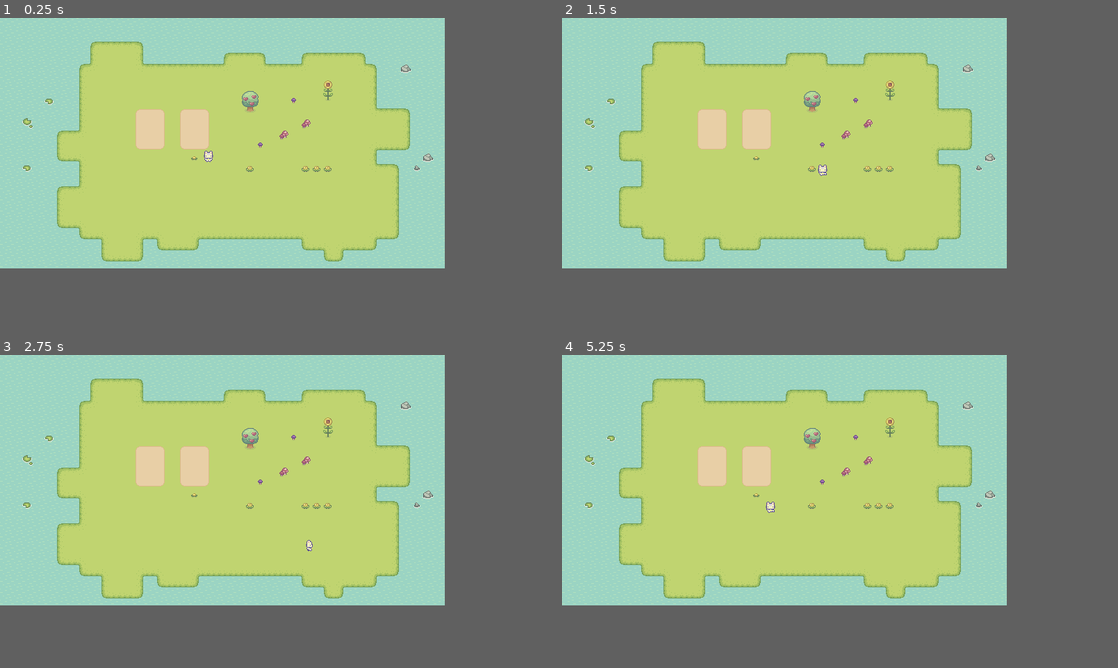
Above: before the commit, frames 1-4 (two rows, left to right).
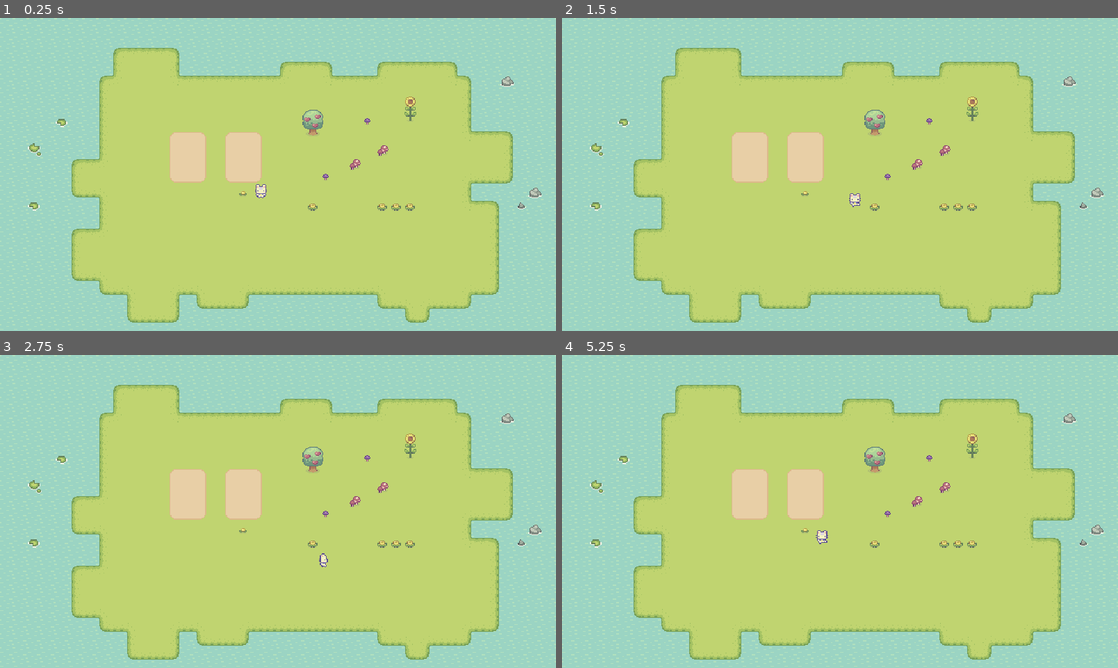
Above: after the commit, the same moments.

Repository: MirkoPopovic/Farming2DGame
Game: Godot game, scene res://Scenes/Farm/farm.tscn
The game is run twice, just before and just after one commit, with the same random seed, the same clock (stepped at 60 frames per second) and the same inputs.
Inputs (mouse positions are in pixels of both pictures, inside the frame that each line leads up to):
- Up to frame 1 (0.25 s): no input
- Up to frame 2 (1.5 s): move the mouse to (884, 130) at 0.52 s; hold Right (ui_right) 0.53-1.28 s; tap E (pick_up, bound only before the commit) at 0.6, 1.35 s; click (884, 130) at 0.67 s; move the mouse to (695, 155) at 1.27 s; hold Down (ui_down) from 1.28 s (still down)
- Up to frame 3 (2.75 s): move the mouse to (266, 423) at 2.02 s; release Down (ui_down) at 2.03 s; hold Right (ui_right) from 2.03 s (still down); tap E (pick_up, bound only before the commit) at 2.1 s
- Up to frame 4 (5.25 s): move the mouse to (762, 530) at 2.77 s; release Right (ui_right) at 2.78 s; hold Up (ui_up) 2.78-3.53 s; tap E (pick_up, bound only before the commit) every 0.75 s from 2.85 to 5.1 s; click (762, 530) at 2.92 s; move the mouse to (917, 517) at 3.52 s; hold Left (ui_left) 3.53-5.03 s; move the mouse to (650, 442) at 4.27 s; move the mouse to (806, 480) at 5.02 s; hold Down (ui_down) from 5.03 s (still down); click (806, 480) at 5.17 s
In our replay, the window is 640x360 before the commit and 800x450 after it. These sizes can differ from the game's own. Grey fills any space a smaller window leaves; there, only what the larger window draws over its background counts as a difference.

The runs differ from the first frame. In frame 1, 35% of the frame differs, in the area x 4-98%, y 7-98%; in frame 2, 35%; in frame 3, 35%; in frame 4, 35%.

Commit message:
new player movment scripts

Diff:
--- a/Global.gd
+++ /dev/null
@@ -1,35 +0,0 @@
-extends Node
-
-var inventory = []
-
-#Player stats
-var inventory_size : int = 10
-
-#Signals
-signal inventory_update
-
-var player_node: Node = null
-
-func _redy():
-	inventory.resize(inventory_size)
-
-func add_item(item):
-	for i in range(inventory.size()):
-		if inventory[i] != null and inventory[i]["type"] == item["type"] and inventory[i]["name"] == item["name"]:
-			inventory[i]["quantity"] += item["quantity"]
-			inventory_update.emit()
-			return true
-		elif inventory[i] == null:
-			inventory[i] = item
-			inventory_update.emit()
-			return true
-		return false
-
-func remove_item():
-	inventory_update.emit()
-
-func increase_inventory_size():
-	inventory_update.emit()
-
-func set_player_reference(player):
-	player_node = player
--- a/Scenes/Items/control.tscn
+++ /dev/null
@@ -1,7 +0,0 @@
-[gd_scene format=3 uid="uid://i8m76gok65ye"]
-
-[node name="Control" type="Control"]
-layout_mode = 3
-anchors_preset = 0
-offset_right = 40.0
-offset_bottom = 40.0
--- a/Scenes/Items/inventory_item.gd
+++ /dev/null
@@ -1,47 +0,0 @@
-@tool
-extends Node2D
-
-@export var item_type : String = ""
-@export var item_name : String = ""
-@export var item_value : String = ""
-@export var item_texture : Texture
-
-@onready var icon_sprite = $Sprite2D
-@onready var interact_ui = $Interact_ui
-
-var player_in_range = false
-
-func _ready() -> void:
-	if not Engine.is_editor_hint():
-		icon_sprite.texture = item_texture
-
-
-func _process(delta: float) -> void:
-	if Engine.is_editor_hint():
-		icon_sprite.texture = item_texture
-	if player_in_range and Input.is_action_just_pressed("pick_up"):
-		pickup_item()
-
-func pickup_item():
-	var item = {
-		"quantity" : 1,
-		"item_type" : item_type,
-		"item_name" : item_name,
-		"item_value" : item_value,
-		"item_texture" : item_texture,
-	}
-	if Global.player_node:
-		Global.add_item(item)
-		self.queue_free()
-
-
-func _on_area_2d_body_entered(body: Node2D) -> void:
-	if body.is_in_group("Player"):
-		player_in_range = true
-		interact_ui.visible = true
-
-
-func _on_area_2d_body_exited(body: Node2D) -> void:
-	if body.is_in_group("Player"):
-		player_in_range = false
-		interact_ui.visible = false
--- a/Scenes/Items/inventory_item.tscn
+++ /dev/null
@@ -1,34 +0,0 @@
-[gd_scene load_steps=3 format=3 uid="uid://4iib1nsyhtht"]
-
-[ext_resource type="Script" uid="uid://71enb16flk3t" path="res://Scenes/Items/inventory_item.gd" id="1_45nji"]
-
-[sub_resource type="CircleShape2D" id="CircleShape2D_vgxb7"]
-radius = 7.0
-
-[node name="inventory_item" type="Node2D"]
-position = Vector2(1, -1)
-script = ExtResource("1_45nji")
-
-[node name="Sprite2D" type="Sprite2D" parent="."]
-
-[node name="Area2D" type="Area2D" parent="."]
-visible = false
-
-[node name="CollisionShape2D" type="CollisionShape2D" parent="Area2D"]
-shape = SubResource("CircleShape2D_vgxb7")
-
-[node name="Interact_ui" type="CanvasLayer" parent="."]
-visible = false
-follow_viewport_enabled = true
-
-[node name="Label" type="Label" parent="Interact_ui"]
-offset_left = 544.0
-offset_top = 333.0
-offset_right = 651.0
-offset_bottom = 361.0
-theme_override_colors/font_color = Color(0, 0, 0, 1)
-theme_override_font_sizes/font_size = 17
-text = "E to pickup"
-
-[connection signal="body_entered" from="Area2D" to="." method="_on_area_2d_body_entered"]
-[connection signal="body_exited" from="Area2D" to="." method="_on_area_2d_body_exited"]
--- /dev/null
+++ b/Scenes/Player/idile.gd
@@ -0,0 +1,43 @@
+extends NodeState
+
+@warning_ignore("unused_signal")
+
+
+@export var player: Player
+@export var animated_sprite_2d: AnimatedSprite2D
+
+var direction: Vector2
+
+func _on_process(_delta : float) -> void:
+	pass
+
+
+func _on_physics_process(_delta : float) -> void:
+	#Calls func that return vector2 based on input from scripts/game_input_event.dg
+	direction = GameInputEvents.movement_input()
+
+	if player.player_direction == Vector2.UP:
+		animated_sprite_2d.play("idile_up")
+	elif player.player_direction == Vector2.DOWN:
+		animated_sprite_2d.play("idile_down")
+	elif player.player_direction == Vector2.LEFT:
+		animated_sprite_2d.play("idile_left")
+	elif player.player_direction == Vector2.RIGHT:
+		animated_sprite_2d.play("idile_right")
+	else:
+		animated_sprite_2d.play("idile_down")
+
+
+func _on_next_transitions() -> void:
+	GameInputEvents.movement_input()
+
+	if GameInputEvents.is_movment_input():
+		transition.emit("walk")
+
+
+func _on_enter() -> void:
+	pass
+
+
+func _on_exit() -> void:
+	animated_sprite_2d.stop()
--- a/Scenes/Player/player.gd
+++ b/Scenes/Player/player.gd
@@ -1,36 +1,4 @@
+class_name Player
 extends CharacterBody2D
 
-var speed: int = 100
-var motion = Vector2.ZERO
-
-func _ready():
-	Global.set_player_reference(self)
-
-func _physics_process(delta):
-	var motion = Vector2.ZERO
-
-	if Input.is_action_pressed("ui_right"):
-		motion.x += 1
-		$AnimatedSprite2D.play("walk_right")
-	elif Input.is_action_pressed("ui_left"):
-		motion.x -= 1
-		$AnimatedSprite2D.play("walk_left")
-	elif Input.is_action_pressed("ui_down"):
-		motion.y += 1
-		$AnimatedSprite2D.play("walk_down")
-	elif Input.is_action_pressed("ui_up"):
-		motion.y -= 1
-		$AnimatedSprite2D.play("walk_up")
-	else:
-		$AnimatedSprite2D.play("idile_front")
-
-	motion = motion.normalized() * speed
-	velocity = motion
-	move_and_slide()
-
-
-	var screen_size = get_viewport_rect().size
-	var margin = 16
-
-	global_position.x = clamp(global_position.x, margin, screen_size.x - margin)
-	global_position.y = clamp(global_position.y, margin, screen_size.y - margin)
+var player_direction: Vector2
--- a/Scenes/Player/player.tscn
+++ b/Scenes/Player/player.tscn
@@ -1,8 +1,11 @@
-[gd_scene load_steps=46 format=3 uid="uid://ohv2b857wx7x"]
-
-[ext_resource type="Script" uid="uid://2xoiid84lo1a" path="res://Scenes/Player/player.gd" id="1_a3d8c"]
+[gd_scene load_steps=49 format=3 uid="uid://ohv2b857wx7x"]
+
+[ext_resource type="Script" uid="uid://d4mumqdrl0y5b" path="res://Scenes/Player/player.gd" id="1_dd0ac"]
 [ext_resource type="Texture2D" uid="uid://dnqckyadu6h6j" path="res://Assets/Sprout Lands - Sprites - Basic pack/Characters/Basic Charakter Spritesheet.png" id="1_uvnfx"]
 [ext_resource type="Texture2D" uid="uid://l2yjk5bk6s2a" path="res://Assets/Sprout Lands - Sprites - Basic pack/Characters/Basic Charakter Actions.png" id="2_xpcdj"]
+[ext_resource type="Script" uid="uid://dxkn20mddxnld" path="res://Scripts/state_machine_v1/node_state_machine.gd" id="4_htcer"]
+[ext_resource type="Script" uid="uid://fcnachw4ecas" path="res://Scenes/Player/idile.gd" id="5_dd0ac"]
+[ext_resource type="Script" uid="uid://pfl8ocl1vma4" path="res://Scenes/Player/walk_state.gd" id="5_htcer"]
 
 [sub_resource type="AtlasTexture" id="AtlasTexture_oikmp"]
 atlas = ExtResource("2_xpcdj")
@@ -218,7 +221,7 @@
 "texture": SubResource("AtlasTexture_xpcdj")
 }],
 "loop": true,
-"name": &"idile_front",
+"name": &"idile_down",
 "speed": 3.0
 }, {
 "frames": [{
@@ -393,11 +396,25 @@
 
 [node name="Player" type="CharacterBody2D" groups=["Player"]]
 position = Vector2(300, 199)
-script = ExtResource("1_a3d8c")
+script = ExtResource("1_dd0ac")
 
 [node name="AnimatedSprite2D" type="AnimatedSprite2D" parent="."]
 sprite_frames = SubResource("SpriteFrames_dd0ac")
-animation = &"idile_front"
+animation = &"idile_down"
 
 [node name="CollisionShape2D" type="CollisionShape2D" parent="."]
 shape = SubResource("CapsuleShape2D_a3d8c")
+
+[node name="StateMachine" type="Node" parent="." node_paths=PackedStringArray("initial_node_state")]
+script = ExtResource("4_htcer")
+initial_node_state = NodePath("Idile")
+
+[node name="Idile" type="Node" parent="StateMachine" node_paths=PackedStringArray("player", "animated_sprite_2d")]
+script = ExtResource("5_dd0ac")
+player = NodePath("../..")
+animated_sprite_2d = NodePath("../../AnimatedSprite2D")
+
+[node name="Walk" type="Node" parent="StateMachine" node_paths=PackedStringArray("player", "animated_sprite_2d")]
+script = ExtResource("5_htcer")
+player = NodePath("../..")
+animated_sprite_2d = NodePath("../../AnimatedSprite2D")
--- /dev/null
+++ b/Scenes/Player/walk_state.gd
@@ -0,0 +1,40 @@
+extends NodeState
+
+@export var player: Player
+@export var animated_sprite_2d: AnimatedSprite2D
+@export var speed: int = 50
+
+func _on_process(_delta : float) -> void:
+	pass
+
+
+func _on_physics_process(_delta : float) -> void:
+	var direction = GameInputEvents.movement_input()
+
+	if direction == Vector2.UP:
+		animated_sprite_2d.play("walk_up")
+	elif direction == Vector2.DOWN:
+		animated_sprite_2d.play("walk_down")
+	elif direction == Vector2.LEFT:
+		animated_sprite_2d.play("walk_left")
+	elif direction == Vector2.RIGHT:
+		animated_sprite_2d.play("walk_right")
+
+	if direction != Vector2.ZERO:
+		player.player_direction = direction
+
+	player.velocity = direction * speed
+	player.move_and_slide()
+
+
+func _on_next_transitions() -> void:
+	if !GameInputEvents.is_movment_input():
+		transition.emit("idile")
+
+
+func _on_enter() -> void:
+	pass
+
+
+func _on_exit() -> void:
+	animated_sprite_2d.stop()
--- /dev/null
+++ b/Scripts/game_input_events.gd
@@ -0,0 +1,21 @@
+class_name GameInputEvents
+
+static var direction: Vector2
+
+static func movement_input() -> Vector2:
+	if Input.is_action_pressed("walk_left"):
+		direction = Vector2.LEFT
+	elif Input.is_action_pressed("walk_right"):
+		direction = Vector2.RIGHT
+	elif Input.is_action_pressed("walk_up"):
+		direction = Vector2.UP
+	elif Input.is_action_pressed("walk_down"):
+		direction = Vector2.DOWN
+	else:
+		direction = Vector2.ZERO
+	return direction
+
+static func is_movment_input() -> bool:
+	if direction == Vector2.ZERO:
+		return false
+	return true
--- /dev/null
+++ b/Scripts/state_machine_v1/node_state.gd
@@ -0,0 +1,25 @@
+class_name NodeState
+extends Node
+
+@warning_ignore("unused_signal")
+signal transition
+
+
+func _on_process(_delta : float) -> void:
+	pass
+
+
+func _on_physics_process(_delta : float) -> void:
+	pass
+
+
+func _on_next_transitions() -> void:
+	pass
+
+
+func _on_enter() -> void:
+	pass
+
+
+func _on_exit() -> void:
+	pass
--- /dev/null
+++ b/Scripts/state_machine_v1/node_state_machine.gd
@@ -0,0 +1,47 @@
+class_name NodeStateMachine
+extends Node
+
+@export var initial_node_state : NodeState
+
+var node_states : Dictionary = {}
+var current_node_state : NodeState
+var current_node_state_name : String
+
+func _ready() -> void:
+	for child in get_children():
+		if child is NodeState:
+			node_states[child.name.to_lower()] = child
+			child.transition.connect(transition_to)
+
+	if initial_node_state:
+		initial_node_state._on_enter()
+		current_node_state = initial_node_state
+
+
+func _process(delta : float) -> void:
+	if current_node_state:
+		current_node_state._on_process(delta)
+
+
+func _physics_process(delta: float) -> void:
+	if current_node_state:
+		current_node_state._on_physics_process(delta)
+		current_node_state._on_next_transitions()
+
+
+func transition_to(node_state_name : String) -> void:
+	if node_state_name == current_node_state.name.to_lower():
+		return
+
+	var new_node_state = node_states.get(node_state_name.to_lower())
+
+	if !new_node_state:
+		return
+
+	if current_node_state:
+		current_node_state._on_exit()
+
+	new_node_state._on_enter()
+
+	current_node_state = new_node_state
+	current_node_state_name = current_node_state.name.to_lower()
--- a/project.godot
+++ b/project.godot
@@ -15,15 +15,12 @@
 config/features=PackedStringArray("4.4", "Forward Plus")
 config/icon="res://icon.svg"
 
-[autoload]
-
-Global="*res://Global.gd"
-
 [display]
 
 window/size/viewport_width=640
 window/size/viewport_height=360
-window/size/mode=4
+window/size/window_width_override=1280
+window/size/window_height_override=720
 window/stretch/mode="viewport"
 window/stretch/aspect="keep_height"
 window/stretch/scale_mode="integer"
@@ -39,9 +36,33 @@
 "events": [Object(InputEventKey,"resource_local_to_scene":false,"resource_name":"","device":-1,"window_id":0,"alt_press …(195 unchanged characters)…
 ]
 }
-pick_up={
+pickup={
 "deadzone": 0.2,
 "events": [Object(InputEventKey,"resource_local_to_scene":false,"resource_name":"","device":-1,"window_id":0,"alt_press …(192 unchanged characters)…
+]
+}
+walk_up={
+"deadzone": 0.2,
+"events": [Object(InputEventKey,"resource_local_to_scene":false,"resource_name":"","device":-1,"window_id":0,"alt_pressed":false,"shift_pressed":false,"ctrl_pressed":false,"meta_pressed":false,"pressed":false,"keycode":0,"physical_keycode":4194320,"key_label":0,"unicode":0,"location":0,"echo":false,"script":null)
+, Object(InputEventKey,"resource_local_to_scene":false,"resource_name":"","device":-1,"window_id":0,"alt_pressed":false,"shift_pressed":false,"ctrl_pressed":false,"meta_pressed":false,"pressed":false,"keycode":0,"physical_keycode":87,"key_label":0,"unicode":119,"location":0,"echo":false,"script":null)
+]
+}
+walk_down={
+"deadzone": 0.2,
+"events": [Object(InputEventKey,"resource_local_to_scene":false,"resource_name":"","device":-1,"window_id":0,"alt_pressed":false,"shift_pressed":false,"ctrl_pressed":false,"meta_pressed":false,"pressed":false,"keycode":0,"physical_keycode":4194322,"key_label":0,"unicode":0,"location":0,"echo":false,"script":null)
+, Object(InputEventKey,"resource_local_to_scene":false,"resource_name":"","device":-1,"window_id":0,"alt_pressed":false,"shift_pressed":false,"ctrl_pressed":false,"meta_pressed":false,"pressed":false,"keycode":0,"physical_keycode":83,"key_label":0,"unicode":115,"location":0,"echo":false,"script":null)
+]
+}
+walk_left={
+"deadzone": 0.2,
+"events": [Object(InputEventKey,"resource_local_to_scene":false,"resource_name":"","device":-1,"window_id":0,"alt_pressed":false,"shift_pressed":false,"ctrl_pressed":false,"meta_pressed":false,"pressed":false,"keycode":0,"physical_keycode":4194319,"key_label":0,"unicode":0,"location":0,"echo":false,"script":null)
+, Object(InputEventKey,"resource_local_to_scene":false,"resource_name":"","device":-1,"window_id":0,"alt_pressed":false,"shift_pressed":false,"ctrl_pressed":false,"meta_pressed":false,"pressed":false,"keycode":0,"physical_keycode":65,"key_label":0,"unicode":97,"location":0,"echo":false,"script":null)
+]
+}
+walk_right={
+"deadzone": 0.2,
+"events": [Object(InputEventKey,"resource_local_to_scene":false,"resource_name":"","device":-1,"window_id":0,"alt_pressed":false,"shift_pressed":false,"ctrl_pressed":false,"meta_pressed":false,"pressed":false,"keycode":0,"physical_keycode":4194321,"key_label":0,"unicode":0,"location":0,"echo":false,"script":null)
+, Object(InputEventKey,"resource_local_to_scene":false,"resource_name":"","device":-1,"window_id":0,"alt_pressed":false,"shift_pressed":false,"ctrl_pressed":false,"meta_pressed":false,"pressed":false,"keycode":0,"physical_keycode":68,"key_label":0,"unicode":100,"location":0,"echo":false,"script":null)
 ]
 }
 
Not shown, removed: Global.gd.uid
Not shown, removed: Scenes/Items/inventory_item.gd.uid
Not shown, added: Scenes/Player/idile.gd.uid
Not shown, changed: Scenes/Player/player.gd.uid
Not shown, added: Scenes/Player/walk_state.gd.uid
Not shown, added: Scripts/game_input_events.gd.uid
Not shown, added: Scripts/state_machine_v1/node_state.gd.uid
Not shown, added: Scripts/state_machine_v1/node_state_machine.gd.uid
